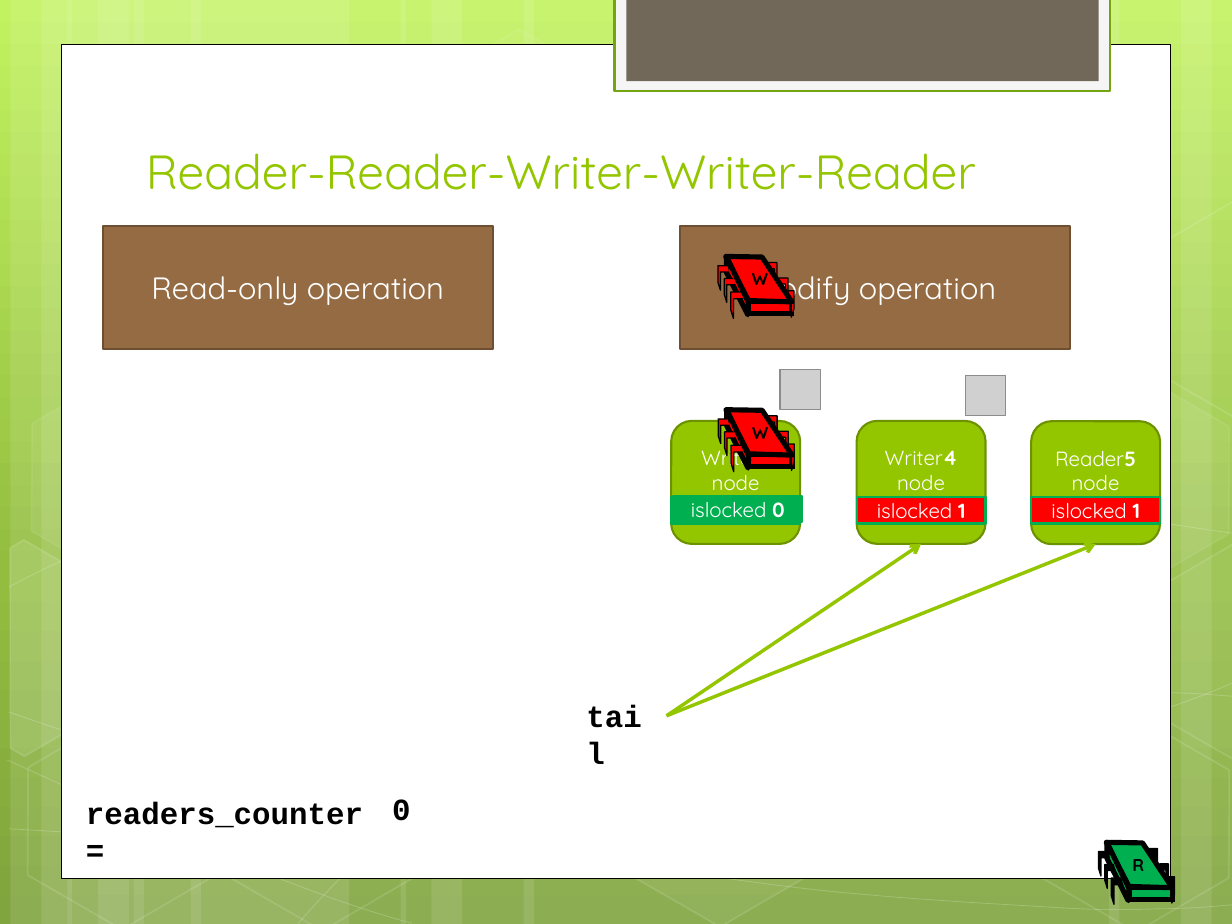
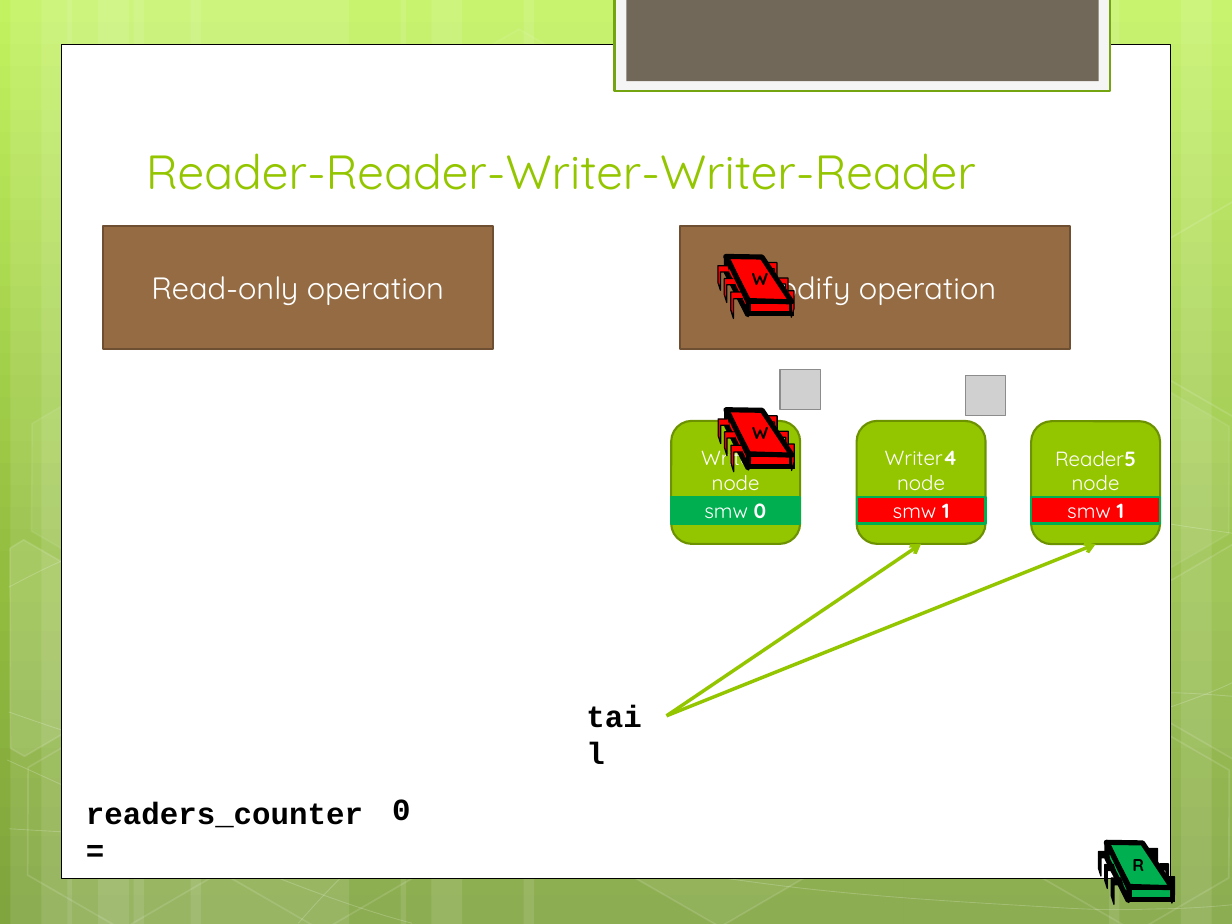
Before and after one commit to pramalhe/ConcurrencyFreaks, a slide deck: slide 9 of Presentations/CLH-RWLock.pptx. Drawn at 1232x924 pixels with LibreOffice and Linux fonts; fonts in the diff are those of the drawing; grey boxes stand for pictures. Boxes give left, top, right and bottom in pixels: in the first picture for what was removed or moved away, otherwise in the second. Text is boxed around its words. In the diff, an @@ line names an element or a change of style, - is before the commit and + after.

```diff
--- a/Presentations/CLH-RWLock.pptx
+++ b/Presentations/CLH-RWLock.pptx
@@ rectangle removed at [671, 496, 801, 524] @@
-islocked 1
@@ text in rectangle at [704, 503, 767, 519]: text changed @@
-islocked 0
+smw 0
@@ text in rectangle at [893, 497, 949, 523]: text changed @@
-islocked 1
+smw 1
@@ text in rectangle at [1067, 497, 1124, 523]: text changed @@
-islocked 1
+smw 1
```
Also in this commit, not shown: 7 other slides changed, 3 other files.
